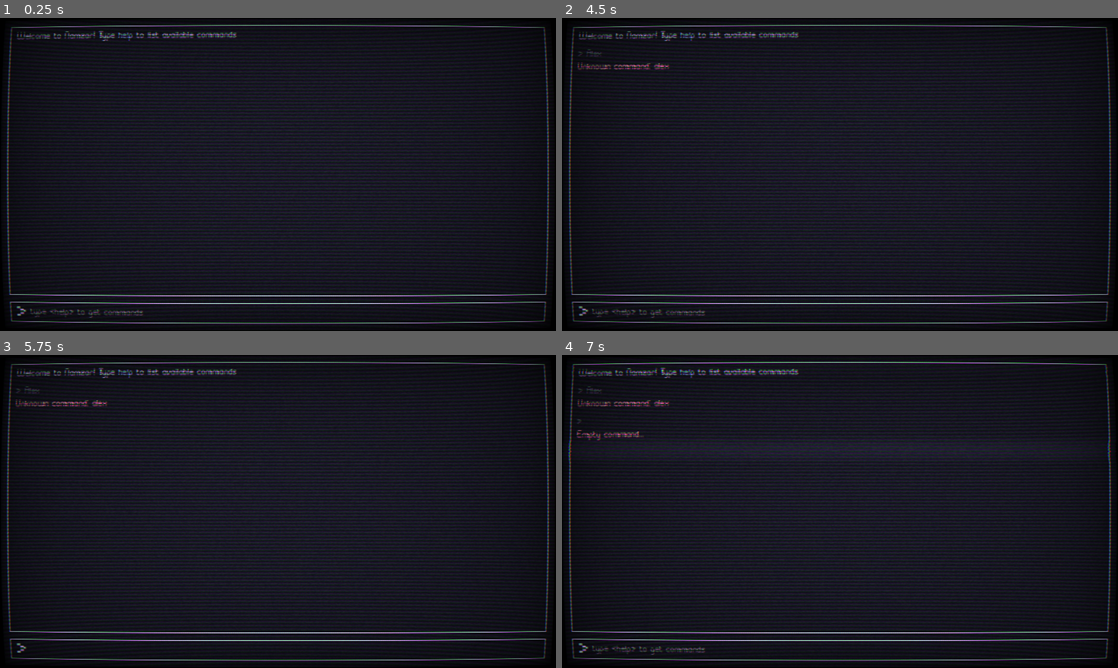
Above: before the commit, frames 1-4 (two rows, left to right).
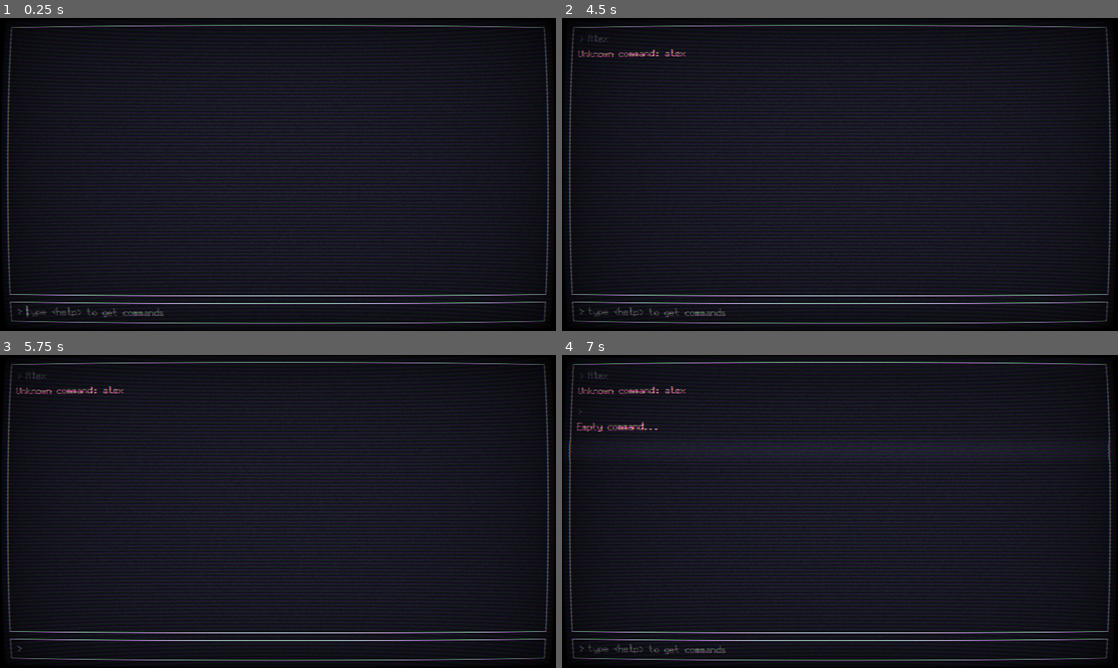
Above: after the commit, the same moments.

Repository: salty-max/namzar
Game: Godot game, scene res://scenes/game/game.tscn
The game is run twice, just before and just after one commit, with the same random seed, the same clock (stepped at 60 frames per second) and the same inputs. The project has no main scene, so this scene is started directly.
Inputs (mouse positions are in pixels of both pictures, inside the frame that each line leads up to):
- Up to frame 1 (0.25 s): no input
- Up to frame 2 (4.5 s): click (845, 312) at 0.52 s; type "Alex" at 0.6 s; tap Enter at 4.25 s
- Up to frame 3 (5.75 s): tap Space at 5 s
- Up to frame 4 (7 s): tap Enter at 5.75 s

The runs differ from the first frame. In frame 1, 0.8% of the frame differs, in the area x 2-43%, y 4-96%; in frame 2, 1.2%; in frame 3, 1.0%; in frame 4, 1.7%.

Commit message:
:bento: change font

Diff:
--- a/components/palette.gd
+++ b/components/palette.gd
@@ -43,3 +43,7 @@
 
 func to_item(text: String) -> String:
 	return colorize(text, PaletteColor.MAUVE)
+
+
+func to_character(text: String) -> String:
+	return colorize(text, PaletteColor.ORANGE)
--- /dev/null
+++ b/resources/theme/gohu_11.tres
@@ -0,0 +1,6 @@
+[gd_resource type="FontVariation" load_steps=2 format=3 uid="uid://q07gutcpm4sw"]
+
+[ext_resource type="FontFile" uid="uid://c8tabu0lldxyf" path="res://assets/font/gohu_11.ttf" id="1_5jkwy"]
+
+[resource]
+base_font = ExtResource("1_5jkwy")
--- a/resources/theme/theme.tres
+++ b/resources/theme/theme.tres
@@ -4,10 +4,10 @@
 [ext_resource type="StyleBox" uid="uid://bfaa8b3hdc14f" path="res://resources/theme/button/button_normal.tres" id="1_ehp12"]
 [ext_resource type="StyleBox" uid="uid://b2rg3tpaicunx" path="res://resources/theme/button/button_pressed.tres" id="2_2ki3b"]
 [ext_resource type="StyleBox" uid="uid://c0l7rscprmlsd" path="res://resources/theme/panel_container/panel_container.tres" id="4_4eybu"]
-[ext_resource type="FontVariation" uid="uid://chlkn1rxysmwq" path="res://resources/theme/simple_script.tres" id="4_4tpq1"]
 [ext_resource type="StyleBox" uid="uid://dke0ue5ipdbwe" path="res://resources/theme/panel/panel.tres" id="5_2cajb"]
 [ext_resource type="StyleBox" uid="uid://ckrqux8ew3lle" path="res://resources/theme/tab/tab_selected.tres" id="5_05i3p"]
 [ext_resource type="StyleBox" uid="uid://btt1ng4hk78wk" path="res://resources/theme/tab/tab_hovered.tres" id="5_8f0bn"]
+[ext_resource type="FontVariation" uid="uid://q07gutcpm4sw" path="res://resources/theme/gohu_11.tres" id="8_11ryt"]
 
 [sub_resource type="StyleBoxEmpty" id="StyleBoxEmpty_abmwr"]
 
@@ -68,8 +68,8 @@
 content_margin_bottom = 0.0
 
 [resource]
-default_font = ExtResource("4_4tpq1")
-default_font_size = 8
+default_font = ExtResource("8_11ryt")
+default_font_size = 11
 Button/colors/font_color = Color(0.709804, 0.709804, 0.709804, 1)
 Button/colors/font_hover_color = Color(0.709804, 0.709804, 0.709804, 1)
 Button/colors/font_pressed_color = Color(0.509804, 0.509804, 0.509804, 1)
@@ -85,7 +85,6 @@
 Label/constants/shadow_offset_x = 1
 Label/constants/shadow_offset_y = 1
 Label/constants/shadow_outline_size = 1
-Label/font_sizes/font_size = 8
 Label/styles/normal = SubResource("StyleBoxEmpty_abmwr")
 Panel/styles/panel = ExtResource("5_2cajb")
 PanelContainer/styles/panel = ExtResource("4_4eybu")
@@ -97,7 +96,7 @@
 RichTextLabel/colors/table_border = Color(0, 0, 0, 0)
 RichTextLabel/colors/table_even_row_bg = Color(0, 0, 0, 0)
 RichTextLabel/colors/table_odd_row_bg = Color(0, 0, 0, 0)
-RichTextLabel/constants/line_separation = 0
+RichTextLabel/constants/line_separation = 2
 RichTextLabel/constants/outline_size = 0
 RichTextLabel/constants/shadow_offset_x = 1
 RichTextLabel/constants/shadow_offset_y = 1
--- a/scenes/game/game.gd
+++ b/scenes/game/game.gd
@@ -31,15 +31,13 @@
 		EventBus.text_scroll_started.connect(_on_text_scroll_started)
 		EventBus.text_scroll_finished.connect(_on_text_scroll_finished)
 
-	_create_output("Welcome to Namzar! Type %s to list available commands" % Palette.colorize("help", Palette.PaletteColor.BLUE))
-	await get_tree().create_timer(2.0).timeout
 	if not intro_finished:
 		start_intro()
 	command_parser.init(room_manager.get_child(0))
 
 
 func start_intro() -> void:
-	_create_output("You wake up lying on the creaky floor of wh …(501 unchanged characters)…  figure out what to call yourself.\n\nSo… what’s your name?")
+	_create_output("You wake up lying on the creaky floor of wh …(501 unchanged characters)…  figure out what to call yourself.\n\nSo, what’s your name?")
 
 
 func _process_player_name(input: String) -> void:
@@ -48,7 +46,7 @@
 		return
 
 	player.data.name = input
-	_create_input_response(input, "Ok %s, now it is time to get out of here." % input)
+	_create_input_response(input, "Ok %s, now it is time to get out of here." % Palette.to_character(input))
 	intro_finished = true
 
 
--- a/scenes/game/game.tscn
+++ b/scenes/game/game.tscn
@@ -8,9 +8,6 @@
 [ext_resource type="PackedScene" uid="uid://ydpsca4luyi8" path="res://scenes/room/room.tscn" id="6_lwt2h"]
 [ext_resource type="Script" path="res://scenes/game/player.gd" id="7_20hv7"]
 [ext_resource type="Resource" uid="uid://b35qbg3xf0eys" path="res://data/player/player_data.tres" id="8_fqsge"]
-
-[sub_resource type="LabelSettings" id="LabelSettings_2x5tq"]
-font_color = Color(0.803922, 0.839216, 0.956863, 1)
 
 [sub_resource type="StyleBoxEmpty" id="StyleBoxEmpty_ox5fg"]
 
@@ -27,7 +24,7 @@
 grow_vertical = 2
 script = ExtResource("1_efsbg")
 animated_text = false
-text_scroll_speed = 0.013
+text_scroll_speed = 0.03
 intro_finished = true
 
 [node name="Background" type="PanelContainer" parent="."]
@@ -99,7 +96,6 @@
 [node name="Caret" type="Label" parent="Background/MarginContainer/Rows/Prompt/MarginContainer/HBoxContainer"]
 layout_mode = 2
 text = ">"
-label_settings = SubResource("LabelSettings_2x5tq")
 vertical_alignment = 1
 
 [node name="TextInput" type="LineEdit" parent="Background/MarginContainer/Rows/Prompt/MarginContainer/HBoxContainer"]
@@ -138,22 +134,18 @@
 offset_right = 152.0
 offset_bottom = 180.0
 room_name = "a shack"
-room_description = "The old shack you woke up in."
-items = null
+room_description = "The derelict shack you woke up in."
+prefix = "in"
 visited = true
 
 [node name="OutsideShackRoom" parent="RoomManager" instance=ExtResource("6_lwt2h")]
-offset_left = 176.0
-offset_right = 328.0
-offset_bottom = 336.0
+offset_left = 214.0
+offset_right = 414.0
+offset_bottom = 410.0
 room_name = "outside the shack"
-room_description = "You step outside into a mist-laden forest, where the air is damp and carries the earthy sc …(208 unchanged characters)…
+room_description = "The air is damp and carries the earthy sc …(208 unchanged characters)…
 
-In the distance, faint rustling hints at unseen movement, and the eerie silence is broken only by the occasional caw of a distant crow. The shack behind you creaks one last time, as if bidding you farewell.
-
-You feel both vulnerable and determined. Whatever lies ahead, it won’t be easy."
-items = null
-visited = null
+In the distance, faint rustling hints at unseen movement, and the eerie silence is broken only by the occasional caw of a distant crow. The shack behind you creaks one last time, as if bidding you farewell."
 
 [node name="Player" type="Node" parent="."]
 unique_name_in_owner = true
--- a/scenes/input_response/input_response.tscn
+++ b/scenes/input_response/input_response.tscn
@@ -8,7 +8,6 @@
 offset_top = 8.0
 offset_right = 632.0
 offset_bottom = 38.0
-theme_override_constants/separation = 8
 script = ExtResource("1_wmp5e")
 
 [node name="InputFeedback" type="HBoxContainer" parent="."]
@@ -29,3 +28,6 @@
 [node name="Output" parent="." instance=ExtResource("2_xgmkm")]
 unique_name_in_owner = true
 layout_mode = 2
+size_flags_vertical = 3
+text = "[color=\"#f38ba8\"]Lorem ipsum dolor sit amet[/color], consectetur adipiscing elit. Vestibulum condimentum metus nulla, sit amet facilisis leo ege
+stas ac. Vestibulum ante ipsum primis in faucibus orci luctus et ultrices posuere cubilia curae; Etiam lacinia eget risus vitae scelerisque. Duis sagittis congue vehicula."
--- a/scenes/output/output.tscn
+++ b/scenes/output/output.tscn
@@ -48,7 +48,6 @@
 size_flags_vertical = 0
 theme_override_constants/table_v_separation = 0
 theme_override_constants/outline_size = 0
-theme_override_constants/line_separation = 6
 bbcode_enabled = true
 text = "[color=\"#f38ba8\"]Lorem ipsum dolor sit amet[/color], consectetur adipiscing elit. Vestibulum condimentum metu …(207 unchanged characters)…
 fit_content = true
--- a/scenes/room/room.gd
+++ b/scenes/room/room.gd
@@ -4,6 +4,7 @@
 
 @export var room_name: String : set = _set_room_name
 @export_multiline var room_description: String: set = _set_room_description
+@export var prefix: String = ""
 @export var exits: Dictionary = {}
 @export var items: Array[Item] = []
 @export var visited: bool = false
@@ -34,13 +35,14 @@
 
 
 func get_location() -> String:
-	var msg = "You are back in %s." if visited else "You are now in %s."
-	return msg % Palette.to_room(room_name)
+	var msg = "You are back %s%s." if visited else "You are now %s%s."
+	var location_prefix := "%s " % prefix if not prefix.is_empty() else ""
+	return msg % [location_prefix, Palette.to_room(room_name)]
 
 
 func get_description() -> String:
-	var description = "\n\n".join([
-		room_description,
+	var description = "\n".join([
+		"%s\n" % room_description,
 		get_items(),
 		get_exits()
 	])
--- a/scenes/room/room.tscn
+++ b/scenes/room/room.tscn
@@ -10,17 +10,13 @@
 border_width_bottom = 1
 border_color = Color(0.803922, 0.839216, 0.956863, 1)
 
-[sub_resource type="LabelSettings" id="LabelSettings_asxst"]
-font_size = 8
-font_color = Color(0.65098, 0.890196, 0.631373, 1)
-
 [node name="Room" type="PanelContainer"]
+custom_minimum_size = Vector2(200, 0)
 offset_right = 86.0
 offset_bottom = 56.0
 theme_override_styles/panel = SubResource("StyleBoxFlat_fvi1d")
 script = ExtResource("1_gsajj")
-items = null
-visited = null
+prefix = null
 
 [node name="MarginContainer" type="MarginContainer" parent="."]
 layout_mode = 2
@@ -36,13 +32,13 @@
 [node name="RoomName" type="Label" parent="MarginContainer/Rows"]
 unique_name_in_owner = true
 layout_mode = 2
-label_settings = SubResource("LabelSettings_asxst")
+theme_override_colors/font_color = Color(0.65098, 0.890196, 0.631373, 1)
 
 [node name="RoomDescription" type="RichTextLabel" parent="MarginContainer/Rows"]
 unique_name_in_owner = true
+clip_contents = false
 layout_mode = 2
 size_flags_horizontal = 3
 size_flags_vertical = 3
-theme_override_constants/line_separation = 6
 bbcode_enabled = true
 fit_content = true
Binary file added: assets/font/gohu_11.ttf
Not shown, added: assets/font/gohu_11.ttf.import
Not shown: 1 places in scenes/game/game.tscn that only renumber resources
Not shown: 1 places in scenes/room/room.tscn that only renumber resources
